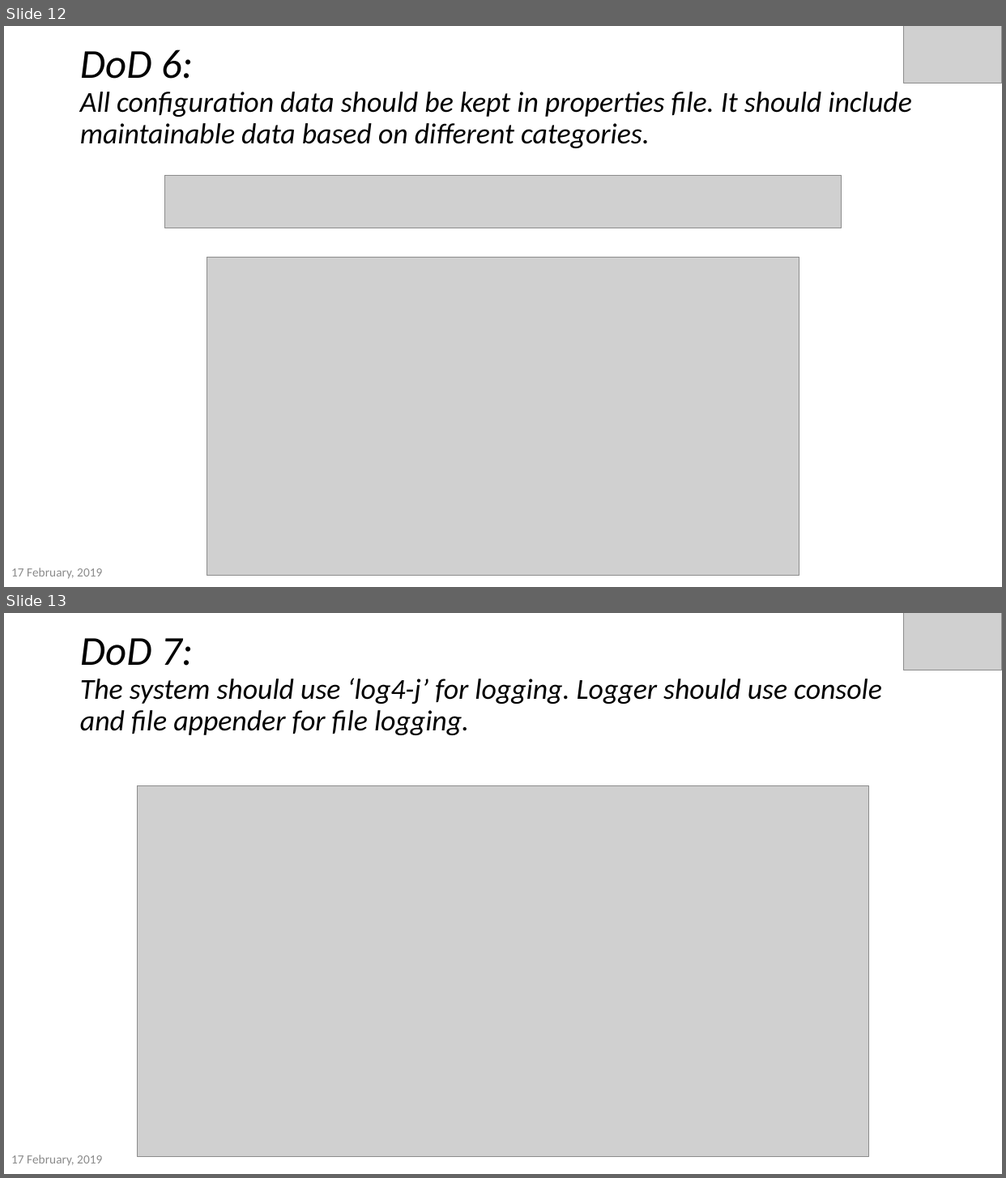
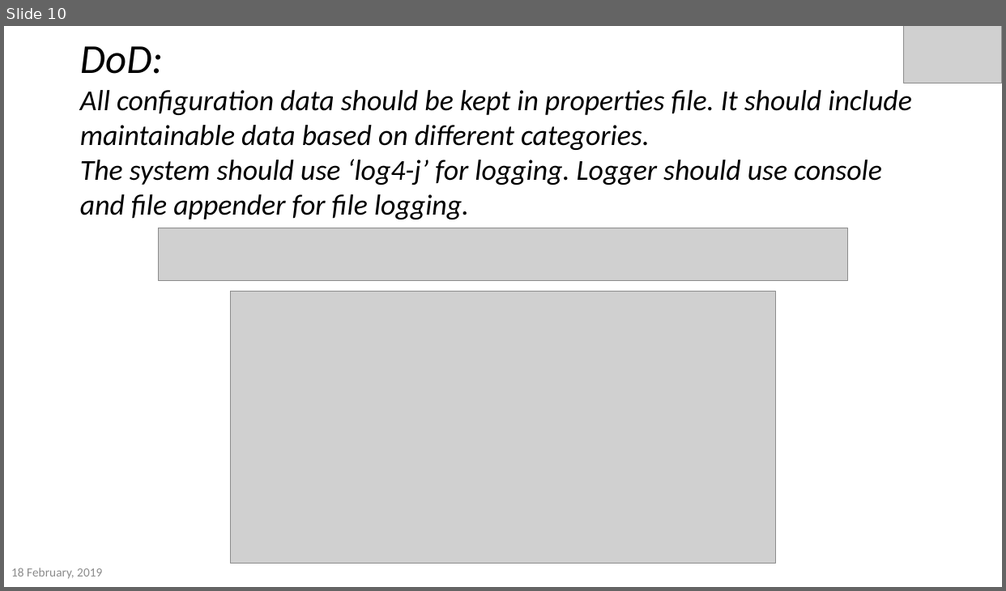
Before and after one commit to akmak1103/DownloadManager, a slide deck: FinalPresentation.pptx. Shown one above the other, each under a label of ours: slides 12 and 13 before the commit, slide 10 after it. The pictures are 1006x1178 and 1006x591 pixels, drawn with LibreOffice and Linux fonts; fonts in the diff are those of the drawing; grey boxes stand for pictures; background and template pictures are left out. Boxes give left, top, right and bottom in pixels: in the first picture for what was removed or moved away, otherwise in the second. Text is boxed around its words. In the diff, an @@ line names an element or a change of style, - is before the commit and + after.

```diff
--- a/FinalPresentation.pptx
+++ b/FinalPresentation.pptx
@@ slide 13 removed at (4,613,1002,1174), background picture (left out) @@
@@ picture removed at (904,613,1002,671) @@
@@ title removed at (80,638,882,735) @@
-DoD 7:
-The system should use ‘log4-j’ for logging. Logger should use console and file appender for file logging.
@@ picture removed at (138,786,869,1157) @@
@@ text removed at (11,1155,102,1166) @@
-17 February, 2019
@@ what was slide 12 is now slide 10 @@
@@ slide 10 changed as well @@
@@ title at (80,46,911,220): text changed @@
-DoD 6:
-All configuration data should be kept in properties file. It should include maintainable data based on different categories.
+DoD:
+All configuration data should be kept in properties file. It should include maintainable data based on different categories.
+The system should use ‘log4-j’ for logging. Logger should use console and file appender for file logging.
@@ picture: place and size @@
-picture at (165,176,841,228)
+picture at (158,228,849,281)
@@ picture: place and size @@
-picture at (206,258,799,575)
+picture at (231,291,776,564)
@@ text at (11,568,102,579): text changed @@
-17 February, 2019
+18 February, 2019
```
Also in this commit, not shown: 15 other slides changed, 6 slides added, 10 other files.
